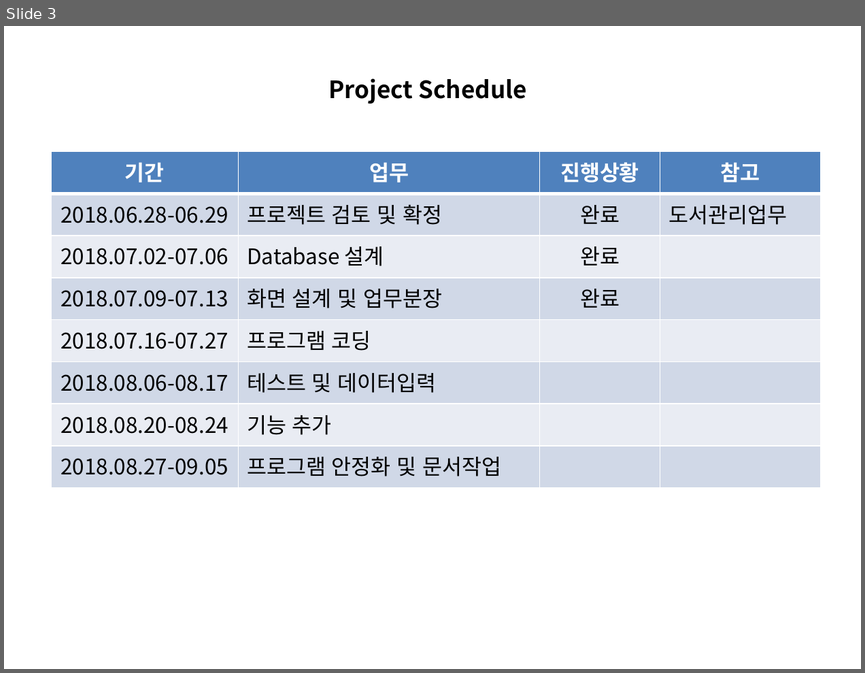
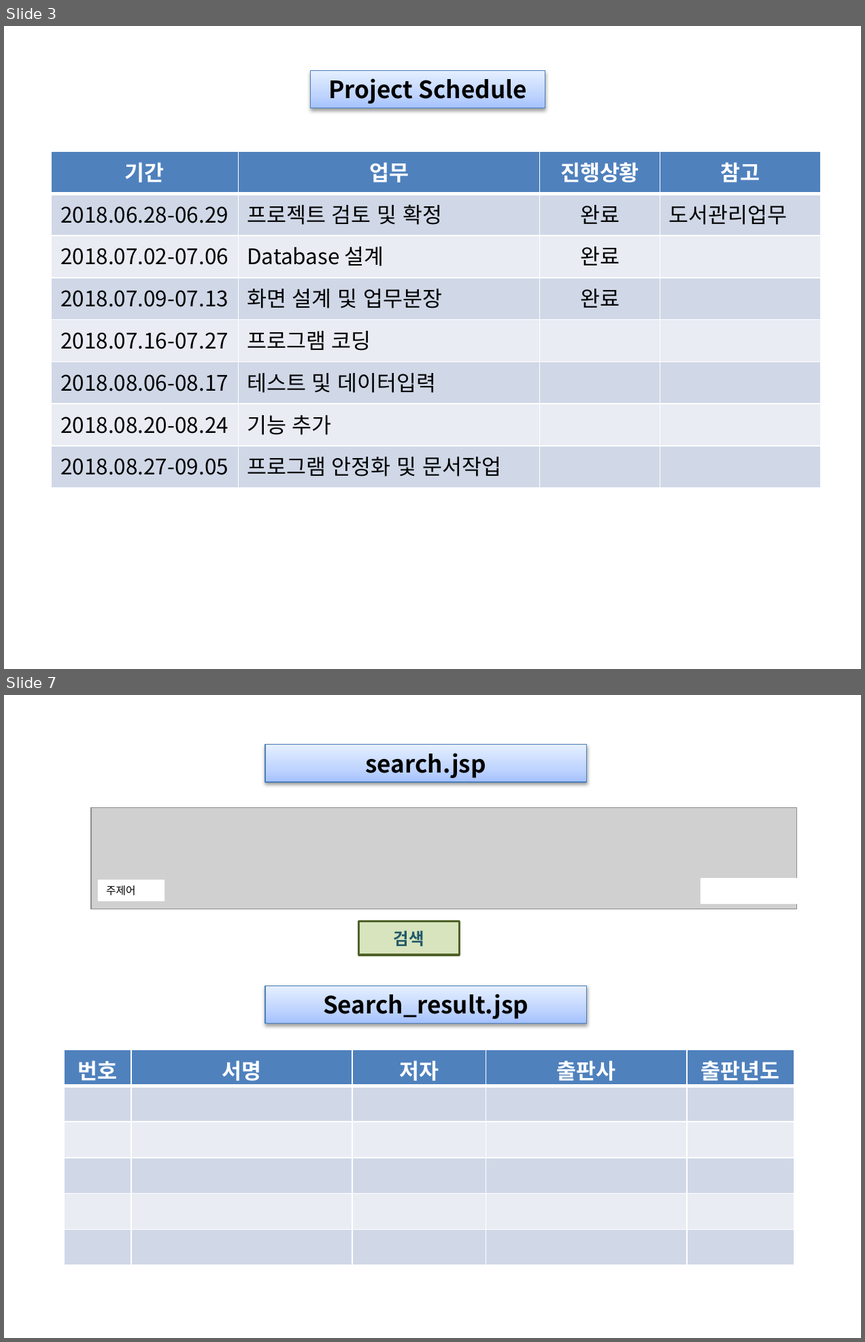
Before and after one commit to ppoyang/DreamLibrary, a slide deck: DreamLibrary.pptx. Shown one above the other, each under a label of ours: slide 3 before the commit, slides 3 and 7 after it; the slides between them are not shown. The pictures are 865x673 and 865x1342 pixels, drawn with LibreOffice and Linux fonts; fonts in the diff are those of the drawing; grey boxes stand for pictures. Boxes give left, top, right and bottom in pixels: in the first picture for what was removed or moved away, otherwise in the second. Text is boxed around its words. In the diff, an @@ line names an element or a change of style, - is before the commit and + after.

```diff
--- a/DreamLibrary.pptx
+++ b/DreamLibrary.pptx
@@ slide 7 added at [4, 695, 861, 1338], background #FFFFFF @@
@@ rectangle added at [265, 745, 587, 783], fill gradient #A4C4FF to #BFD4FF to #E6EEFF, outline #4B7EBC 0.75 pt, 20 pt, text #000000, bold @@
+search.jsp
@@ picture added at [92, 807, 798, 909] @@
@@ rectangle added at [700, 877, 808, 903], fill #FFFFFF @@
@@ rectangle added at [97, 879, 164, 900], fill #FFFFFF, 9 pt, text #000000 @@
+주제어
@@ rectangle added at [359, 921, 459, 955], fill #D7E4BD, outline #4F6228 2 pt, 14 pt, text #215968, bold @@
+검색
@@ rectangle added at [265, 985, 587, 1023], fill gradient #A4C4FF to #BFD4FF to #E6EEFF, outline #4B7EBC 0.75 pt, 20 pt, text #000000, bold @@
+Search_result.jsp
@@ table added at [64, 1050, 793, 1265], 6 rows, 5 columns @@
+번호 | 서명 | 저자 | 출판사 | 출판년도
+ |  |  |  | 
+ |  |  |  | 
+ |  |  |  | 
+ |  |  |  | 
+ |  |  |  | 
@@ slide 3 changed as well @@
@@ rectangle "Project Schedule": place and size @@
-rectangle "Project Schedule" at [328, 78, 526, 104]
+rectangle "Project Schedule" at [311, 71, 545, 108]
@@ rectangle "Project Schedule" at [311, 71, 545, 108]: fill none to gradient #A4C4FF to #BFD4FF to #E6EEFF; outline none to #4B7EBC 0.75 pt; shadow on @@
```
Also in this commit, not shown: 2 other slides changed, 4 other slides added, 1 other file.
